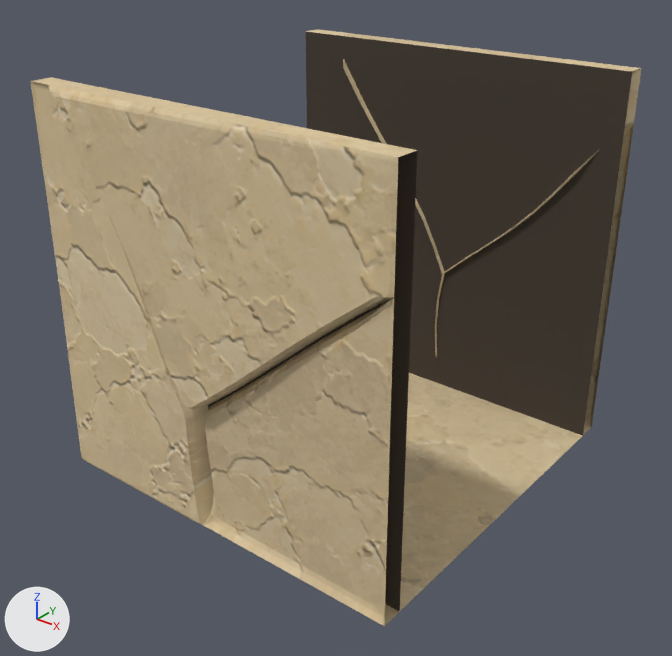
An edit to the glTF model assets/custom/models/ground_modules/ground_square_strip_05.glb, drawn before and after from the same camera.
Both versions are drawn from a camera (50 mm lens) standing at (1.847, -1.221, 1.41) and looking at (0.518, 0.44, 0.38). Arrows for +X, +Y and +Z are at lower left; the lights stay in place. The picture after the commit comes second. Vertices at exactly the same position are counted once.

The first picture shows 'GroundSquareStrip05_Body'.
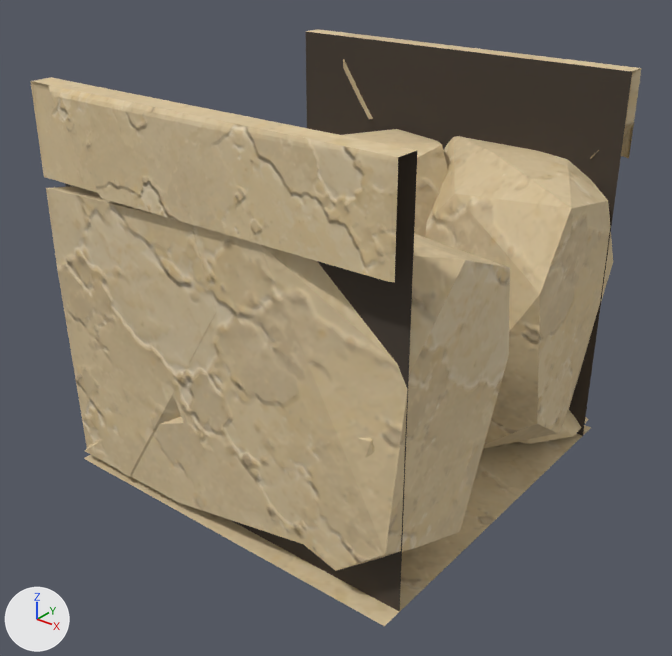
What differs and where, as boxes [x1, y1, x2, y2] in the pictures (672 x 656 px):
```json
{"part": 1, "of": "me_groundsquarestrip05_bodymesh", "change": "added", "after": [343, 129, 448, 237], "on screen": "beige"}
{"part": 2, "of": "me_groundsquarestrip05_bodymesh", "change": "added", "after": [46, 186, 217, 477], "on screen": "beige"}
{"part": 3, "of": "me_groundsquarestrip05_bodymesh", "change": "added", "after": [173, 225, 510, 571], "on screen": "beige"}
{"part": 4, "of": "me_groundsquarestrip05_bodymesh", "change": "added", "after": [425, 136, 613, 449], "on screen": "beige"}
{"part": 5, "of": "me_groundsquarestrip05_bodymesh", "change": "added", "after": [85, 417, 374, 544], "on screen": "beige"}
{"part": 6, "of": "me_groundsquarestrip05_bodymesh", "change": "added", "after": [519, 410, 588, 444], "on screen": "brown"}
{"part": 7, "of": "me_groundsquarestrip05_bodymesh", "change": "cut back", "before": [37, 88, 396, 626], "after": [37, 88, 396, 282]}
{"part": 8, "of": "me_groundsquarestrip05_bodymesh", "change": "reshaped", "before": [359, 100, 634, 427], "after": [359, 100, 634, 159], "on screen": "mostly hidden"}
```

The change, as JSON lines over the scene's bpy script:
```json
{"block": "me_groundsquarestrip05_bodymesh", "where": "# used by ob_groundsquarestrip05_body; location = (0.0, 0.0, 0.0)"}
{"op": "remove", "block": "me_groundsquarestrip05_bodymesh", "code": "me_groundsquarestrip05_bodymesh.from_pydata(...)  # 646 vertices, 1179 faces; spans x 0.0..1.0, y -0.019..1.019, z 0.0..1.0"}
{"op": "add", "block": "me_groundsquarestrip05_bodymesh", "code": "me_groundsquarestrip05_bodymesh.from_pydata(...)  # 462 vertices, 720 faces; spans x 0.0..1.0, y -0.018..1.01, z 0.0..1.0"}
{"block": "me_groundsquarestrip05_bodymesh", "change": "me_groundsquarestrip05_bodymesh part 1: a new loose piece of 23 vertices spanning x 0.003..0.673, y 0.59..0.997, z 0.023..0.774, in mat_sandstone_plate_14_002"}
{"block": "me_groundsquarestrip05_bodymesh", "change": "me_groundsquarestrip05_bodymesh part 2: a new loose piece of 22 vertices spanning x 0.001..0.6, y 0.001..0.474, z 0.021..0.776, in mat_sandstone_plate_14_002"}
{"block": "me_groundsquarestrip05_bodymesh", "change": "me_groundsquarestrip05_bodymesh part 3: a new loose piece of 20 vertices spanning x 0.353..0.998, y 0.002..0.469, z 0.021..0.775, in mat_sandstone_plate_14_002"}
{"block": "me_groundsquarestrip05_bodymesh", "change": "me_groundsquarestrip05_bodymesh part 4: a new loose piece of 20 vertices spanning x 0.284..0.998, y 0.575..0.998, z 0.022..0.775, in mat_sandstone_plate_14_002"}
{"block": "me_groundsquarestrip05_bodymesh", "change": "me_groundsquarestrip05_bodymesh part 5: a new loose piece of 19 vertices spanning x 0.004..0.996, y 0.004..0.293, z 0.024..0.489, in mat_sandstone_plate_14_002"}
{"block": "me_groundsquarestrip05_bodymesh", "change": "me_groundsquarestrip05_bodymesh part 6: a new loose piece of 19 vertices spanning x 0.004..0.996, y 0.711..0.996, z 0.024..0.508, in mat_sandstone_plate_14_002"}
{"block": "me_groundsquarestrip05_bodymesh", "change": "me_groundsquarestrip05_bodymesh part 7: 1 vertex moved from x 0.993, y -0.004, z 0.769 to x 0.991, y -0.004, z 0.78; 215 vertices removed from x 0.0..1.0, y -0.019..0.07, z 0.0..0.771; 55 vertices added at x 0.0..1.0, y -0.018..0.07, z 0.78"}
{"block": "me_groundsquarestrip05_bodymesh", "change": "me_groundsquarestrip05_bodymesh part 8: 204 vertices removed from x 0.0..1.0, y 0.931..1.019, z 0.0..0.776; 57 vertices added at x 0.0..1.0, y 0.93..1.01, z 0.78"}
{"op": "remove", "block": "me_groundsquarestrip05_bodymesh", "code": "me_groundsquarestrip05_bodymesh.materials.append(mat_sandstone_plate_2_004)"}
```
